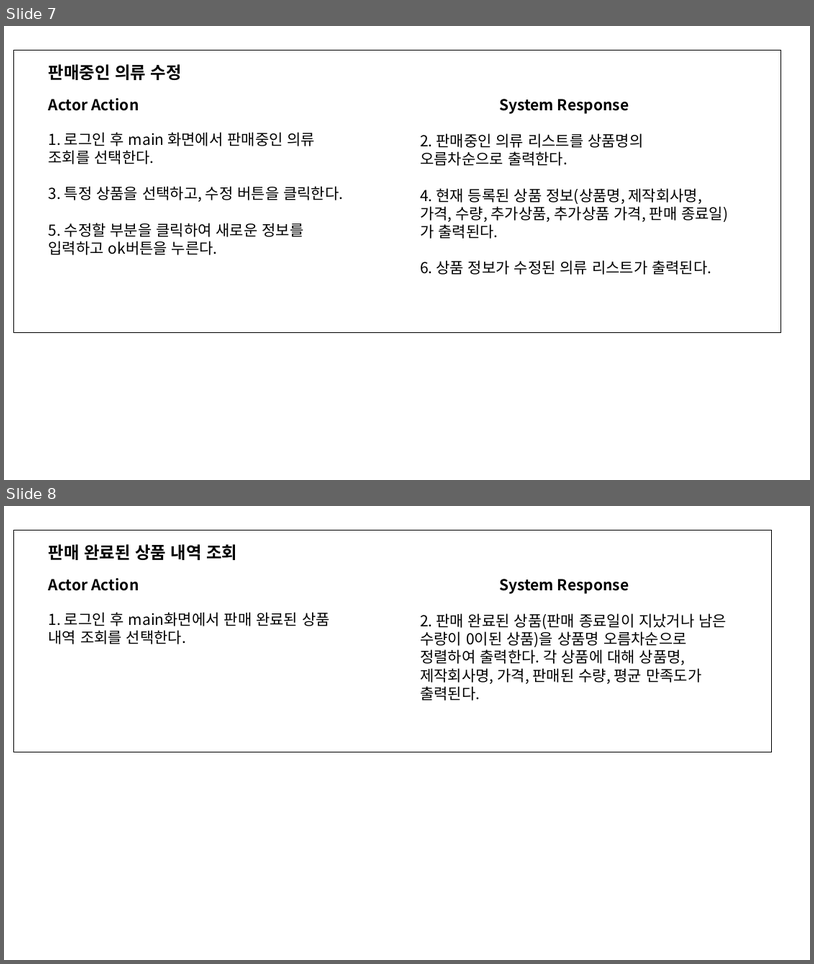
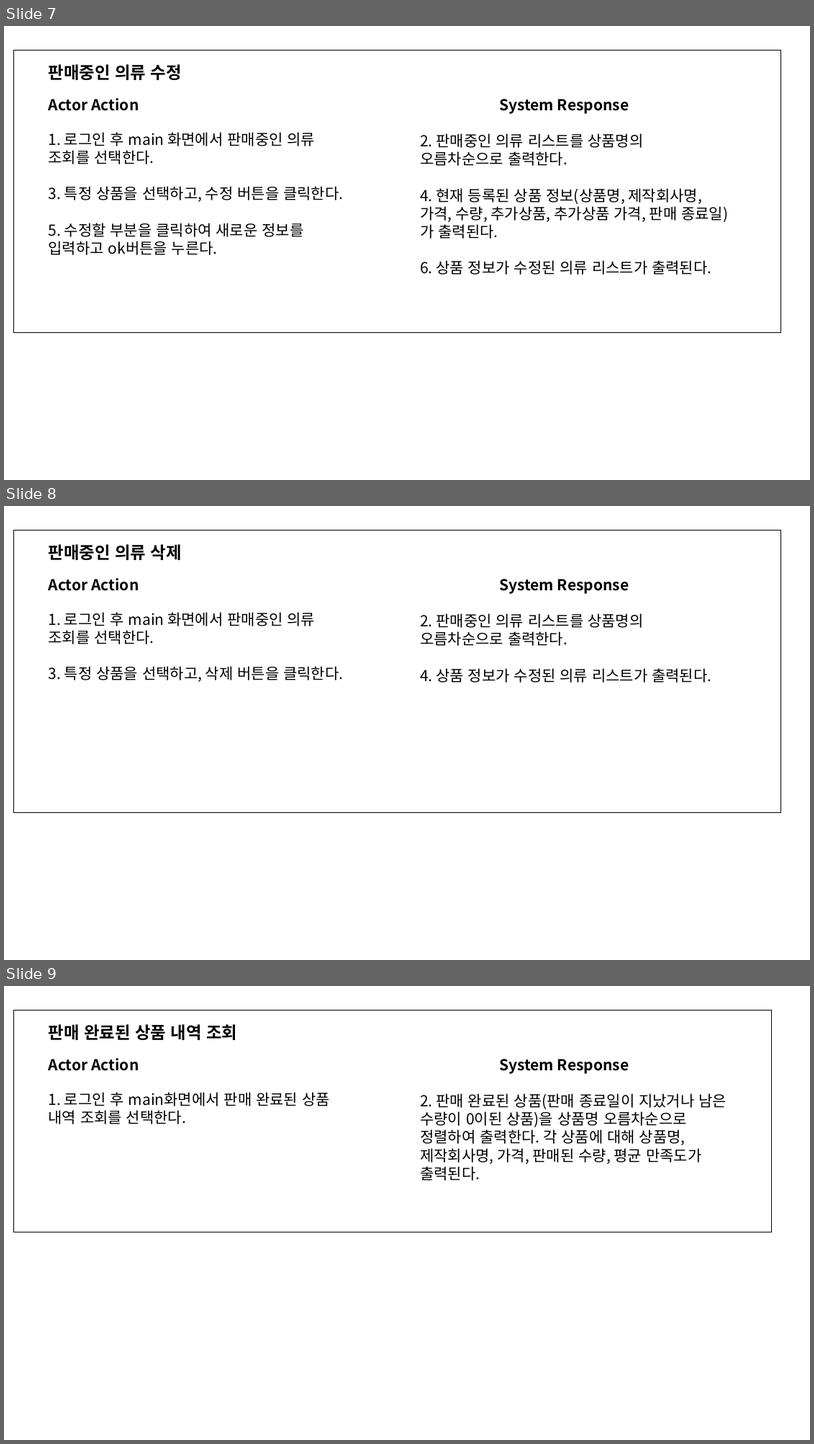
Before and after one commit to rnooyaho/SE, a slide deck: RyuMinji_descriptions.pptx. Shown one above the other, each under a label of ours: slides 7 and 8 before the commit, slides 7, 8 and 9 after it. The pictures are 814x964 and 814x1444 pixels, drawn with LibreOffice and Linux fonts; fonts in the diff are those of the drawing. Boxes give left, top, right and bottom in pixels: in the first picture for what was removed or moved away, otherwise in the second. Text is boxed around its words. In the diff, an @@ line names an element or a change of style, - is before the commit and + after.

```diff
--- a/RyuMinji_descriptions.pptx
+++ b/RyuMinji_descriptions.pptx
@@ slide 8 added at (4,506,810,960), background #FFFFFF @@
@@ rectangle added at (13,530,782,813), outline #000000 0.75 pt @@
@@ text added at (49,544,182,560), 20 pt, text #000000, bold @@
+판매중인 의류 삭제
@@ text added at (49,578,139,591), 18 pt, text #000000, bold @@
+Actor Action
@@ text added at (499,579,629,594), 18 pt, text #000000, bold @@
+System Response
@@ text added at (49,612,343,682), 18 pt, text #000000 @@
+1. 로그인 후 main 화면에서 판매중인 의류 조회를 선택한다.
+3. 특정 상품을 선택하고, 삭제 버튼을 클릭한다.
@@ text added at (420,613,712,682), 18 pt, text #000000 @@
+2. 판매중인 의류 리스트를 상품명의 오름차순으로 출력한다.
+4. 상품 정보가 수정된 의류 리스트가 출력된다.
@@ what was slide 8 is now slide 9 @@
```
Also in this commit, not shown: 1 other slide added, 1 other file.
